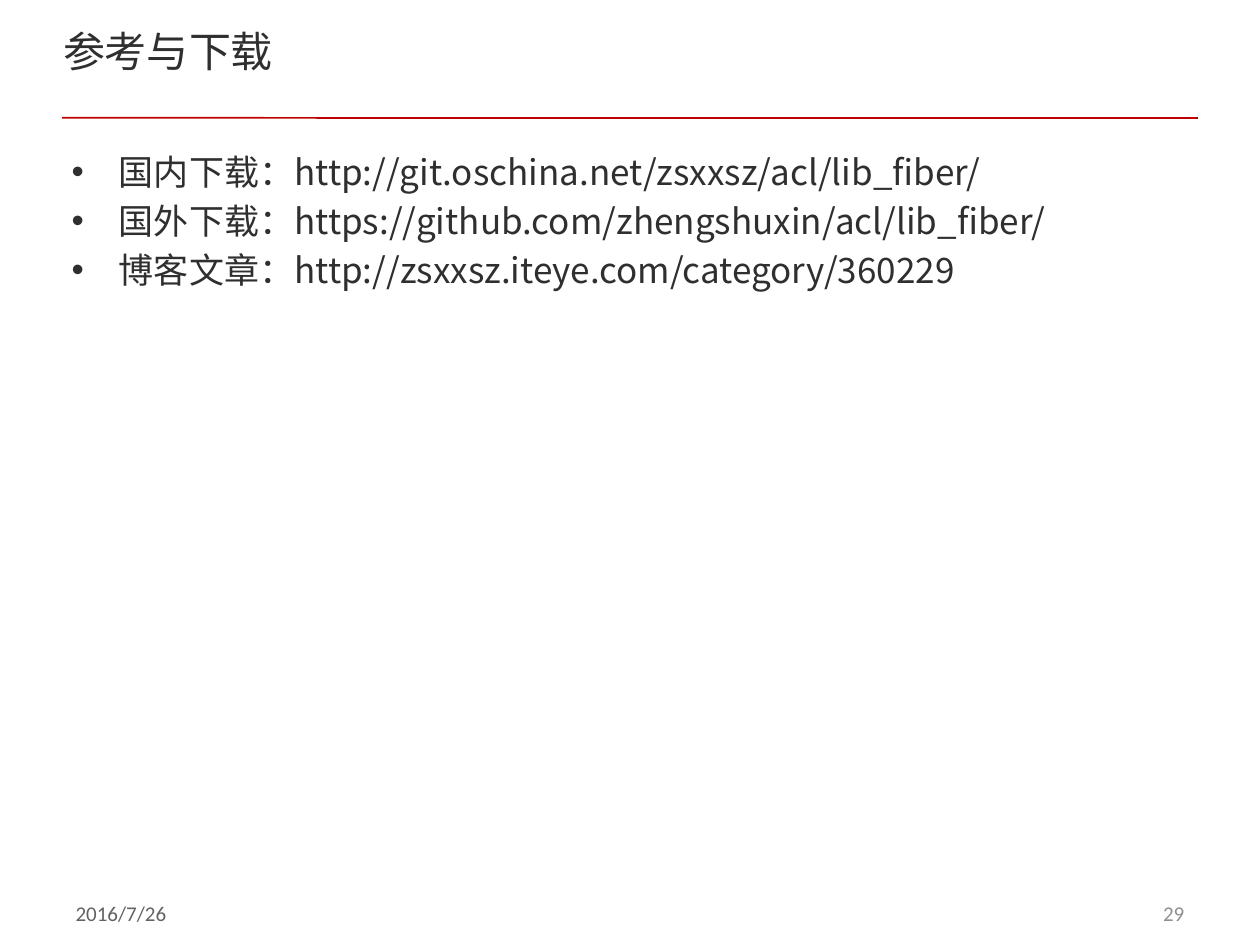
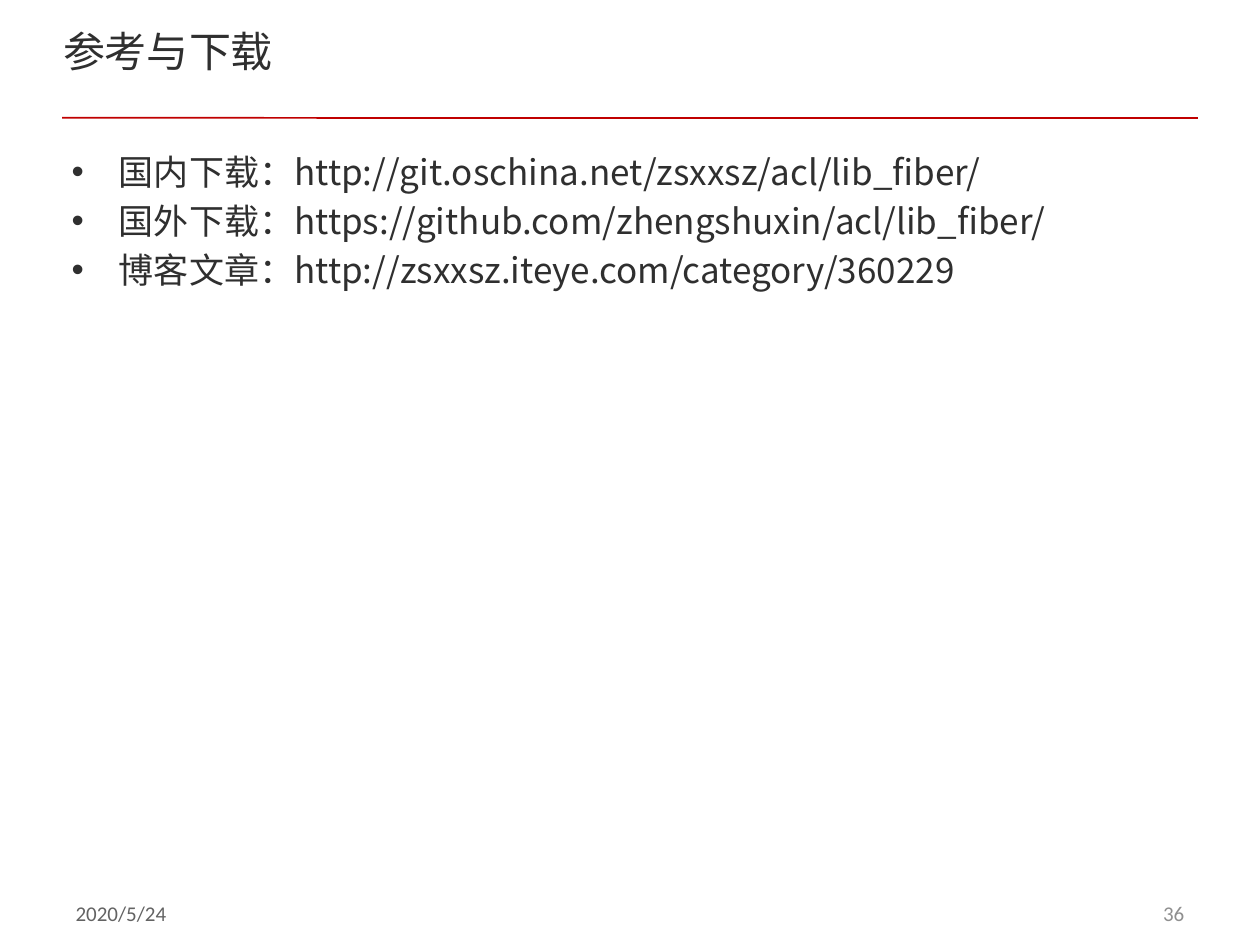
Before and after one commit to acl-dev/acl, a slide deck: slide 36 of doc/acl_fiber.pptx (slide 29 before the commit). Drawn at 1260x945 pixels with LibreOffice and Linux fonts; fonts in the diff are those of the drawing; background and template pictures are left out. Boxes give left, top, right and bottom in pixels: in the first picture for what was removed or moved away, otherwise in the second. Text is boxed around its words. In the diff, an @@ line names an element or a change of style, - is before the commit and + after.

```diff
--- a/doc/acl_fiber.pptx
+++ b/doc/acl_fiber.pptx
@@ text at [76,906,167,922]: text changed @@
-2016/7/26
+2020/5/24
@@ page number at [1163,907,1184,921]: text changed @@
-29
+36
```
Also in this commit, not shown: 28 other slides changed, 8 slides added, 1 slide removed.
